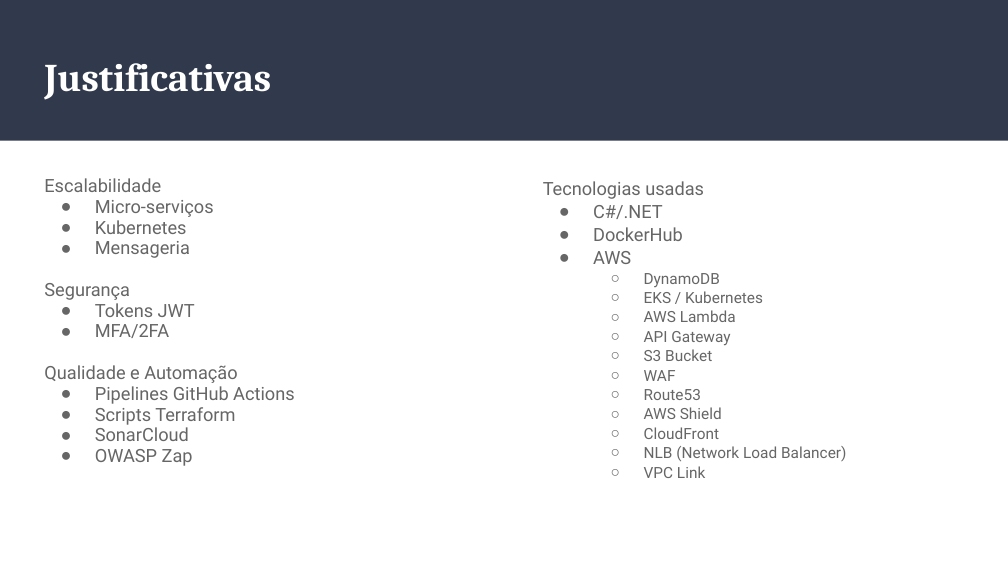
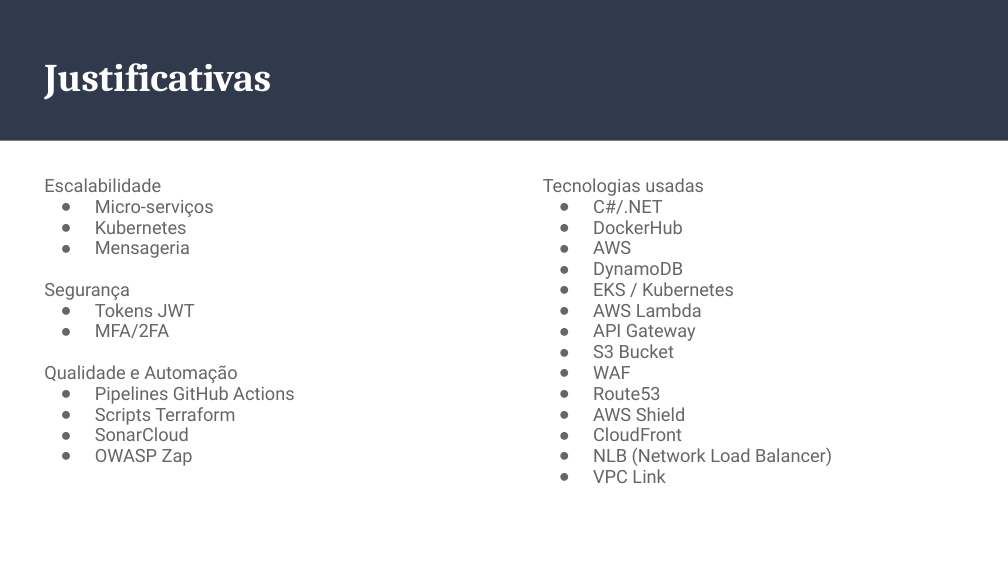
Before and after one commit to g12-4soat/techmedicos-docs, a slide deck: slide 14 of docs/Hackaton-TechMedicos.pptx. Drawn at 1008x567 pixels with LibreOffice and Linux fonts; fonts in the diff are those of the drawing. Boxes give left, top, right and bottom in pixels: in the first picture for what was removed or moved away, otherwise in the second. Text is boxed around its words. In the diff, an @@ line names an element or a change of style, - is before the commit and + after.

```diff
--- a/docs/Hackaton-TechMedicos.pptx
+++ b/docs/Hackaton-TechMedicos.pptx
@@ text "Tecnologias usadas" at (543,178,832,483): size 11 to 13 pt in "DynamoDB", "EKS / Kubernetes", "AWS Lambda", "API Gateway" and 7 more places; line spacing 1.05 to 0.95; bullet ○ to ●; list level 2 to 1 in "DynamoDB"; list level 2 to 1 in "EKS / Kubernetes"; list level 2 to 1 in "AWS Lambda"; list level 2 to 1 in "API Gateway"; list level 2 to 1 in "S3 Bucket"; list level 2 to 1 in "WAF"; list level 2 to 1 in "Route53"; list level 2 to 1 in "AWS Shield"; list level 2 to 1 in "CloudFront"; list level 2 to 1 in "NLB (Network Load Balancer)"; list level 2 to 1 in "VPC Link" @@
```
Also in this commit, not shown: 2 other slides changed, 5 other files.
